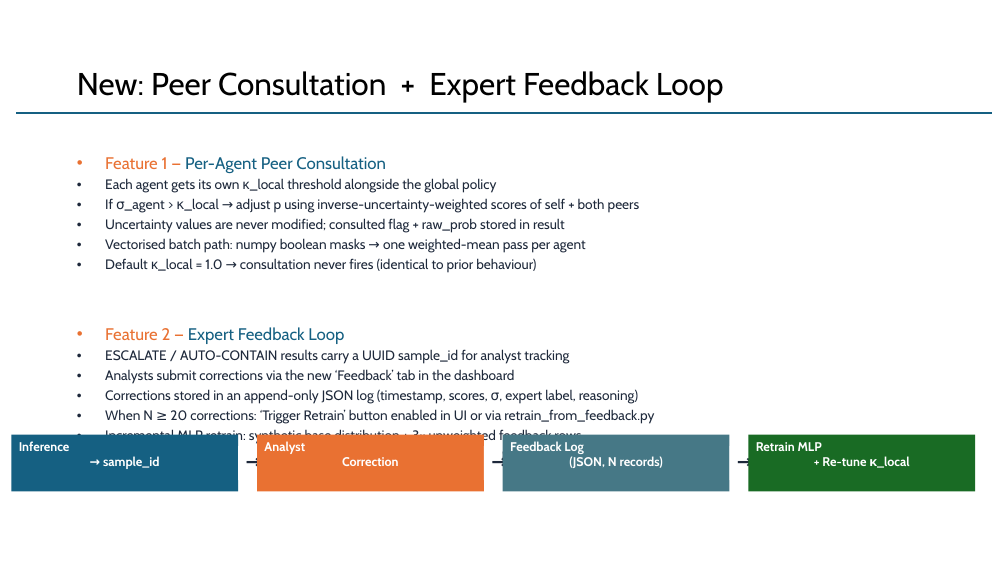
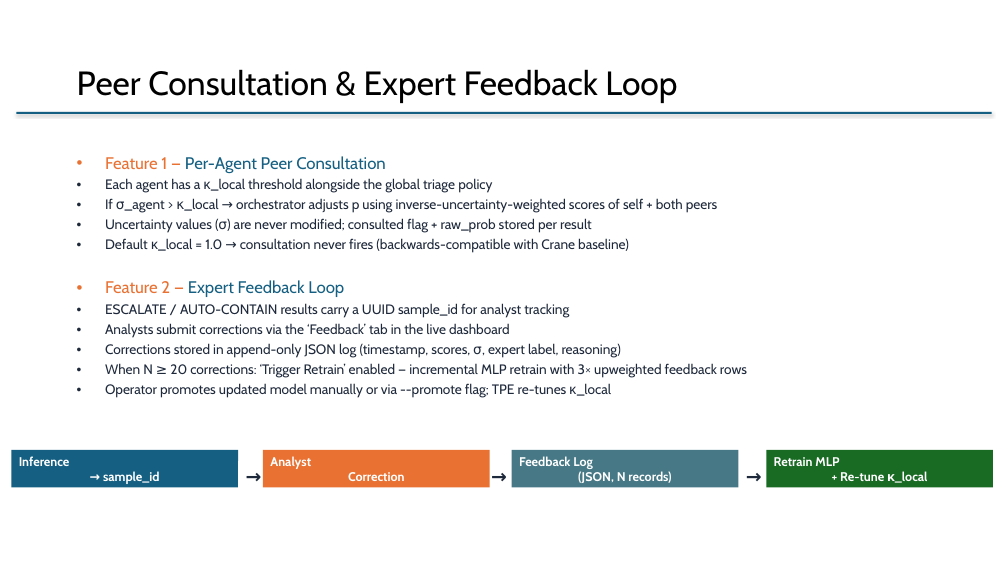
Before and after one commit to Henrinnes/Agentic_SABRE, a slide deck: slide 6 of Agentic_SABRE_7slides.pptx. Drawn at 1008x567 pixels with LibreOffice and Linux fonts; fonts in the diff are those of the drawing. Boxes give left, top, right and bottom in pixels: in the first picture for what was removed or moved away, otherwise in the second. Text is boxed around its words. In the diff, an @@ line names an element or a change of style, - is before the commit and + after.

Commit message:
Add full-pipeline architecture diagram, updated presentation, and PDF report
- draw_architecture.py: new script generating full 3-agent pipeline diagram
  with Peer Consultation (★) gates; output saved to Figures/
- Figures: add full-pipeline architecture PNGs (Apr 2026) + live policy space
- build_presentation.py: rebuilt from AI-Cyber SIG template; corrected
  behavioural metrics (751k samples, 99.6%/0.996 with StandardScaler + SMOTE),
  replaced "Optuna" with TPE (Tree-structured Parzen Estimator) throughout,
  added 5-column per-agent metrics table with natural + balanced columns
- Agentic_SABRE_7slides.pptx: regenerated from above script
- app.py: Architecture section now shows current full-pipeline diagram +
  expanded proposal history
- report/report.tex + report.pdf: new XeLaTeX academic report covering all
  project components (datasets, architecture, peer consultation, expert
  feedback loop, evaluation, explainability, discussion, conclusions)

```diff
--- a/Agentic_SABRE_7slides.pptx
+++ b/Agentic_SABRE_7slides.pptx
@@ title at (77,69,677,103): text changed; size 30 to 32 pt @@
-New: Peer Consultation + Expert Feedback Loop
+Peer Consultation & Expert Feedback Loop
@@ line (16, 113) - (992, 113): stroke #156082 1.5 pt to #156082 2 pt @@
@@ text at (105,178,718,253): text changed @@
-  • Each agent gets its own κ_local threshold alongside the global policy
-  • If σ_agent > κ_local → adjust p using inverse-uncertainty-weighted scores of self + both peers
-  • Uncertainty values are never modified; consulted flag + raw_prob stored in result
-  • Vectorised batch path: numpy boolean masks → one weighted-mean pass per agent
-  • Default κ_local = 1.0 → consultation never fires (identical to prior behaviour)
+  • Each agent has a κ_local threshold alongside the global triage policy
+  • If σ_agent > κ_local → orchestrator adjusts p using inverse-uncertainty-weighted scores of self + both peers
+  • Uncertainty values (σ) are never modified; consulted flag + raw_prob stored per result
+  • Default κ_local = 1.0 → consultation never fires (backwards-compatible with Crane baseline)
@@ text at (105,323,747,398): text changed @@
-  • Analysts submit corrections via the new ‘Feedback’ tab in the dashboard
-  • Corrections stored in an append-only JSON log (timestamp, scores, σ, expert label, reasoning)
-  • When N ≥ 20 corrections: ‘Trigger Retrain’ button enabled in UI or via retrain_from_feedback.py
-  • Incremental MLP retrain: synthetic base distribution + 3× upweighted feedback rows
-  • Operator promotes updated model manually or with --promote flag; Optuna re-tunes κ_local
+  • Analysts submit corrections via the ‘Feedback’ tab in the live dashboard
+  • Corrections stored in append-only JSON log (timestamp, scores, σ, expert label, reasoning)
+  • When N ≥ 20 corrections: ‘Trigger Retrain’ enabled — incremental MLP retrain with 3× upweighted feedback rows
+  • Operator promotes updated model manually or via --promote flag; TPE re-tunes κ_local
@@ rectangle removed at (484,446,503,480) @@
-→
@@ rectangle "Inference": place and size @@
-rectangle "Inference" at (11,435,238,492)
+rectangle "Inference" at (11,450,238,488)
@@ text in rectangle at (19,456,160,484): text changed @@
-Inference
-→ sample_id
+Inference
+→ sample_id
@@ rectangle "→": place and size @@
-rectangle "→" at (238,446,257,480)
+rectangle "→" at (238,461,257,492)
@@ rectangle "Analyst": place and size @@
-rectangle "Analyst" at (257,435,484,492)
+rectangle "Analyst" at (263,450,490,488)
@@ text in rectangle at (270,456,405,481): text changed @@
-Analyst
-Correction
+Analyst
+Correction
@@ text added at (484,461,503,492), 18 pt, text #1E293B, bold @@
+→
@@ rectangle "Feedback Log": place and size @@
-rectangle "Feedback Log" at (503,435,730,492)
+rectangle "Feedback Log" at (512,450,739,488)
@@ text in rectangle at (519,456,671,483): text changed @@
-Feedback Log
-(JSON, N records)
+Feedback Log
+(JSON, N records)
@@ rectangle "→": place and size @@
-rectangle "→" at (730,446,749,480)
+rectangle "→" at (739,461,758,492)
@@ rectangle "Retrain MLP": place and size @@
-rectangle "Retrain MLP" at (749,435,975,492)
+rectangle "Retrain MLP" at (767,450,994,488)
@@ text in rectangle at (774,457,928,483): text changed @@
-Retrain MLP
-+ Re-tune κ_local
+Retrain MLP
++ Re-tune κ_local
```
Also in this commit, not shown: 6 other slides changed, 14 other files.
